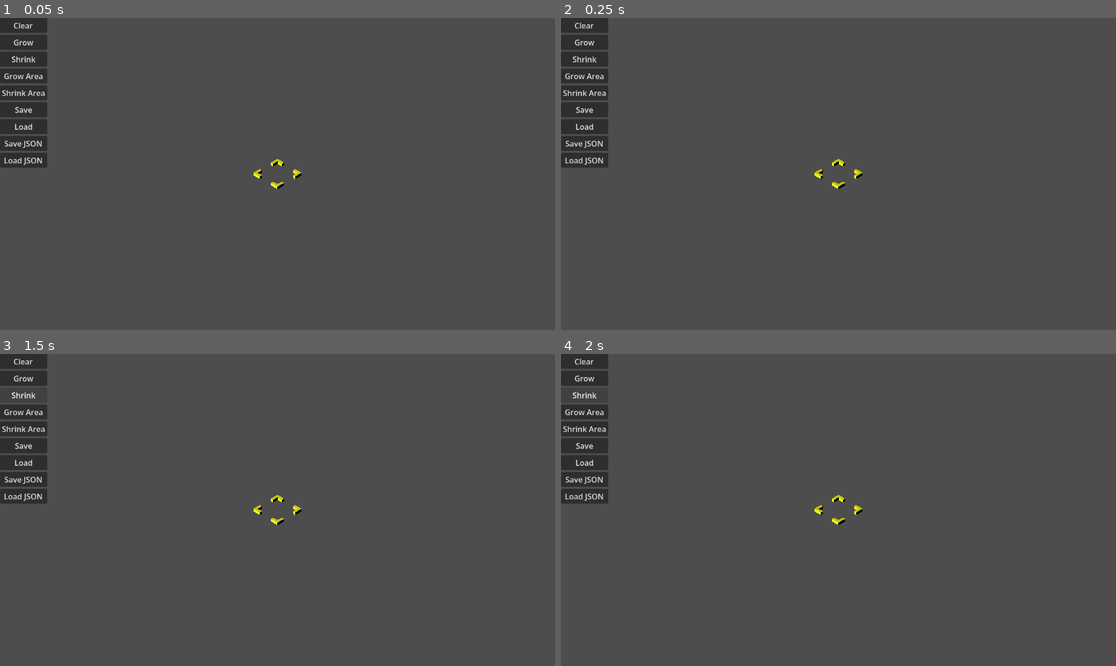
Above: before the commit, frames 1-4 (two rows, left to right).
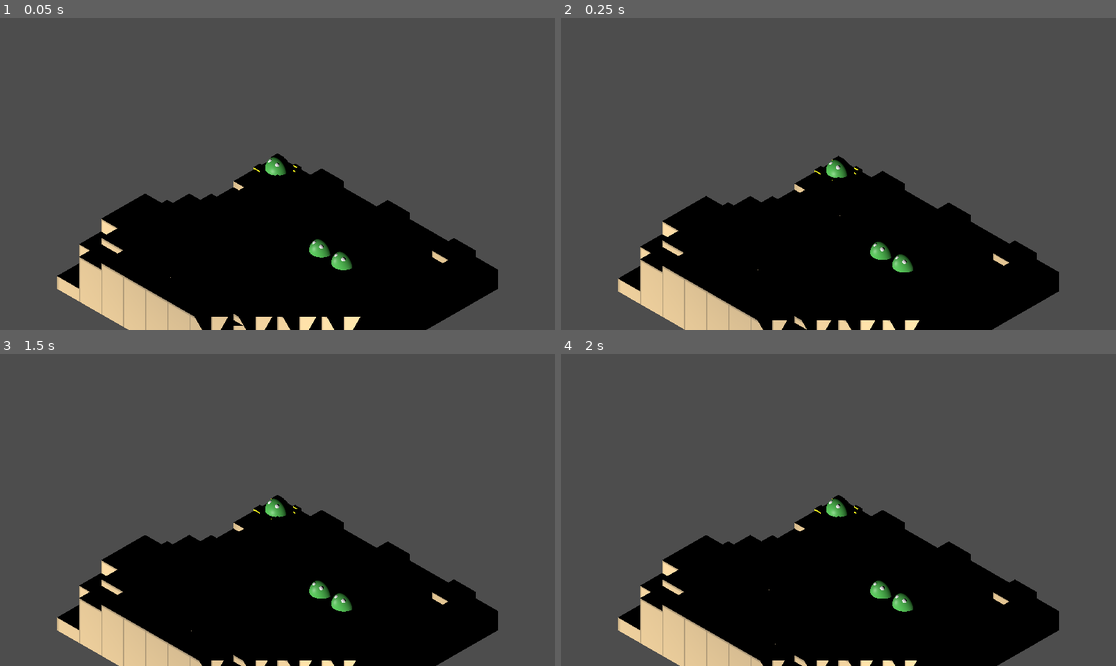
Above: after the commit, the same moments.

Repository: Fabian-Urbina/godot-tactics
Game: Godot game, scene res://Scenes/Battle.tscn
The game is run twice, just before and just after one commit, with the same random seed, the same clock (stepped at 60 frames per second) and the same inputs. Before the commit the project starts from res://Scenes/BoardCreator.tscn.
Inputs (mouse positions are in pixels of both pictures, inside the frame that each line leads up to):
- Up to frame 1 (0.05 s): no input
- Up to frame 2 (0.25 s): no input
- Up to frame 3 (1.5 s): click (22, 378) at 0.5 s, where only the run before the commit has a clickable "Grow"; click (22, 394) at 1.25 s, where only the run before the commit has a clickable "Shrink"
- Up to frame 4 (2 s): no input

The runs differ from the first frame. In frame 1, 33% of the frame differs, in the area x 0-90%, y 0-100%; in frame 2, 33%; in frame 3, 32%; in frame 4, 32%.

Commit message:
Movement types and movement states

Diff:
--- a/Prefabs/Enemy.tscn
+++ /dev/null
@@ -1,27 +0,0 @@
-[gd_scene format=3 uid="uid://5wd51xc4fnbe"]
-
-[ext_resource type="Material" uid="uid://bjcgs2nxqc7ng" path="res://Textures/Enemy.tres" id="1_gti1y"]
-[ext_resource type="Material" uid="uid://e4l03cq2s3" path="res://Textures/Eyes.tres" id="2_yfbri"]
-
-[sub_resource type="SphereMesh" id="SphereMesh_hvav3"]
-
-[sub_resource type="SphereMesh" id="SphereMesh_hxa8i"]
-
-[node name="Monster" type="Node3D" unique_id=2092884542]
-
-[node name="Jumper" type="Node3D" parent="." unique_id=2075482000]
-
-[node name="Body" type="MeshInstance3D" parent="Jumper" unique_id=354752153]
-transform = Transform3D(0.8, 0, 0, 0, 0.8, 0, 0, 0, 0.8, 0, 0, 0)
-material_override = ExtResource("1_gti1y")
-mesh = SubResource("SphereMesh_hvav3")
-
-[node name="Eye" type="MeshInstance3D" parent="Jumper/Body" unique_id=322630778]
-transform = Transform3D(0.25, 0, 0, 0, 0.25, 0, 0, 0, 0.25, 0.17, 0.32, 0.18)
-material_override = ExtResource("2_yfbri")
-mesh = SubResource("SphereMesh_hxa8i")
-
-[node name="Eye2" type="MeshInstance3D" parent="Jumper/Body" unique_id=1936712181]
-transform = Transform3D(0.25, 0, 0, 0, 0.25, 0, 0, 0, 0.25, -0.17, 0.32, 0.18)
-material_override = ExtResource("2_yfbri")
-mesh = SubResource("SphereMesh_hxa8i")
--- /dev/null
+++ b/Prefabs/Hero.tscn
@@ -0,0 +1,31 @@
+[gd_scene format=3 uid="uid://bmlpvkagkm182"]
+
+[ext_resource type="Script" uid="uid://d3xcxd0ehxfk1" path="res://Scripts/View Model Component/Unit.gd" id="1_5e4c0"]
+[ext_resource type="Material" uid="uid://bh12v5jgqaf25" path="res://Textures/Ally.tres" id="2_hvav3"]
+[ext_resource type="Material" uid="uid://e4l03cq2s3" path="res://Textures/Eyes.tres" id="3_hxa8i"]
+
+[sub_resource type="SphereMesh" id="SphereMesh_hvav3"]
+
+[sub_resource type="SphereMesh" id="SphereMesh_hxa8i"]
+
+[node name="Hero" type="Node3D" unique_id=2092884542]
+script = ExtResource("1_5e4c0")
+
+[node name="Movement" type="Node" parent="." unique_id=214899523]
+
+[node name="Jumper" type="Node3D" parent="." unique_id=2075482000]
+
+[node name="Body" type="MeshInstance3D" parent="Jumper" unique_id=354752153]
+transform = Transform3D(0.8, 0, 0, 0, 0.8, 0, 0, 0, 0.8, 0, 0, 0)
+material_override = ExtResource("2_hvav3")
+mesh = SubResource("SphereMesh_hvav3")
+
+[node name="Eye" type="MeshInstance3D" parent="Jumper/Body" unique_id=322630778]
+transform = Transform3D(0.25, 0, 0, 0, 0.25, 0, 0, 0, 0.25, 0.17, 0.32, 0.18)
+material_override = ExtResource("3_hxa8i")
+mesh = SubResource("SphereMesh_hxa8i")
+
+[node name="Eye2" type="MeshInstance3D" parent="Jumper/Body" unique_id=1936712181]
+transform = Transform3D(0.25, 0, 0, 0, 0.25, 0, 0, 0, 0.25, -0.17, 0.32, 0.18)
+material_override = ExtResource("3_hxa8i")
+mesh = SubResource("SphereMesh_hxa8i")
--- a/Prefabs/Monster.tscn
+++ /dev/null
@@ -1,27 +0,0 @@
-[gd_scene format=3 uid="uid://bmlpvkagkm182"]
-
-[ext_resource type="Material" uid="uid://bh12v5jgqaf25" path="res://Textures/Ally.tres" id="1_a87hg"]
-[ext_resource type="Material" uid="uid://e4l03cq2s3" path="res://Textures/Eyes.tres" id="2_5e4c0"]
-
-[sub_resource type="SphereMesh" id="SphereMesh_hvav3"]
-
-[sub_resource type="SphereMesh" id="SphereMesh_hxa8i"]
-
-[node name="Hero" type="Node3D" unique_id=2092884542]
-
-[node name="Jumper" type="Node3D" parent="." unique_id=2075482000]
-
-[node name="Body" type="MeshInstance3D" parent="Jumper" unique_id=354752153]
-transform = Transform3D(0.8, 0, 0, 0, 0.8, 0, 0, 0, 0.8, 0, 0, 0)
-material_override = ExtResource("1_a87hg")
-mesh = SubResource("SphereMesh_hvav3")
-
-[node name="Eye" type="MeshInstance3D" parent="Jumper/Body" unique_id=322630778]
-transform = Transform3D(0.25, 0, 0, 0, 0.25, 0, 0, 0, 0.25, 0.17, 0.32, 0.18)
-material_override = ExtResource("2_5e4c0")
-mesh = SubResource("SphereMesh_hxa8i")
-
-[node name="Eye2" type="MeshInstance3D" parent="Jumper/Body" unique_id=1936712181]
-transform = Transform3D(0.25, 0, 0, 0, 0.25, 0, 0, 0, 0.25, -0.17, 0.32, 0.18)
-material_override = ExtResource("2_5e4c0")
-mesh = SubResource("SphereMesh_hxa8i")
--- /dev/null
+++ b/Prefabs/Monsters.tscn
@@ -0,0 +1,31 @@
+[gd_scene format=3 uid="uid://5wd51xc4fnbe"]
+
+[ext_resource type="Script" uid="uid://d3xcxd0ehxfk1" path="res://Scripts/View Model Component/Unit.gd" id="1_s67qi"]
+[ext_resource type="Material" uid="uid://bjcgs2nxqc7ng" path="res://Textures/Enemy.tres" id="2_q7wpo"]
+[ext_resource type="Material" uid="uid://e4l03cq2s3" path="res://Textures/Eyes.tres" id="3_4bur4"]
+
+[sub_resource type="SphereMesh" id="SphereMesh_hvav3"]
+
+[sub_resource type="SphereMesh" id="SphereMesh_hxa8i"]
+
+[node name="Monster" type="Node3D" unique_id=2092884542]
+script = ExtResource("1_s67qi")
+
+[node name="Jumper" type="Node3D" parent="." unique_id=2075482000]
+
+[node name="Body" type="MeshInstance3D" parent="Jumper" unique_id=354752153]
+transform = Transform3D(0.8, 0, 0, 0, 0.8, 0, 0, 0, 0.8, 0, 0, 0)
+material_override = ExtResource("2_q7wpo")
+mesh = SubResource("SphereMesh_hvav3")
+
+[node name="Eye" type="MeshInstance3D" parent="Jumper/Body" unique_id=322630778]
+transform = Transform3D(0.25, 0, 0, 0, 0.25, 0, 0, 0, 0.25, 0.17, 0.32, 0.18)
+material_override = ExtResource("3_4bur4")
+mesh = SubResource("SphereMesh_hxa8i")
+
+[node name="Eye2" type="MeshInstance3D" parent="Jumper/Body" unique_id=1936712181]
+transform = Transform3D(0.25, 0, 0, 0, 0.25, 0, 0, 0, 0.25, -0.17, 0.32, 0.18)
+material_override = ExtResource("3_4bur4")
+mesh = SubResource("SphereMesh_hxa8i")
+
+[node name="Movement" type="Node" parent="." unique_id=1438423286]
--- a/Prefabs/Tile.tscn
+++ b/Prefabs/Tile.tscn
@@ -4,6 +4,7 @@
 [ext_resource type="Script" uid="uid://dhqanqbn3h60g" path="res://Scripts/View Model Component/Tile.gd" id="1_luwg4"]
 
 [sub_resource type="StandardMaterial3D" id="StandardMaterial3D_luwg4"]
+resource_local_to_scene = true
 albedo_texture = ExtResource("1_1pf63")
 
 [sub_resource type="BoxMesh" id="BoxMesh_unfmm"]
--- a/Scenes/Battle.tscn
+++ b/Scenes/Battle.tscn
@@ -2,11 +2,14 @@
 
 [ext_resource type="Script" uid="uid://du6mtdpeelqoa" path="res://Scripts/Controller/BattleController.gd" id="1_wvl2i"]
 [ext_resource type="Script" uid="uid://dxjy21hiq2lyi" path="res://Scripts/Controller/InputController.gd" id="2_2h7oj"]
+[ext_resource type="PackedScene" uid="uid://bmlpvkagkm182" path="res://Prefabs/Hero.tscn" id="2_qxnh6"]
 [ext_resource type="Script" uid="uid://m7vopax3diqx" path="res://Scripts/Controller/CameraController.gd" id="3_1samx"]
 [ext_resource type="Script" uid="uid://ds1h4fiu4w4y4" path="res://Scripts/Controller/BattleStates/InitBattleState.gd" id="3_8teo4"]
 [ext_resource type="Script" uid="uid://dihgh1giqqa5t" path="res://Scripts/View Model Component/Board.gd" id="3_p46lj"]
 [ext_resource type="Script" uid="uid://5im5er7rsjgy" path="res://Scripts/Controller/BattleStates/MoveTargetState.gd" id="4_c5ef4"]
 [ext_resource type="Script" uid="uid://di4k2bdb026fq" path="res://Scripts/Common/State Machine/StateMachine.gd" id="4_p46lj"]
+[ext_resource type="Script" uid="uid://gwhqcjybnbx6" path="res://Scripts/Controller/BattleStates/SelectUnitState.gd" id="5_u22qb"]
+[ext_resource type="Script" uid="uid://ufcsw38noncn" path="res://Scripts/Controller/BattleStates/MoveSequenceState.gd" id="6_6yjxy"]
 
 [node name="Battle" type="Node3D" unique_id=278757723]
 
@@ -17,16 +20,26 @@
 cameraController = NodePath("Camera Controller")
 stateMachine = NodePath("State Machine")
 startState = NodePath("State Machine/Init Battle State")
+heroPrefab = ExtResource("2_qxnh6")
 
 [node name="State Machine" type="Node" parent="Battle Controller" unique_id=17193317]
 script = ExtResource("4_p46lj")
 
-[node name="Init Battle State" type="Node" parent="Battle Controller/State Machine" unique_id=1845868969 node_paths=PackedStringArray("moveTargetState")]
+[node name="Init Battle State" type="Node" parent="Battle Controller/State Machine" unique_id=1845868969 node_paths=PackedStringArray("selectUnitState")]
 script = ExtResource("3_8teo4")
+selectUnitState = NodePath("../Select Unit State")
+
+[node name="Move Target State" type="Node" parent="Battle Controller/State Machine" unique_id=779951862 node_paths=PackedStringArray("MoveSequenceState")]
+script = ExtResource("4_c5ef4")
+MoveSequenceState = NodePath("../Move Sequence State")
+
+[node name="Select Unit State" type="Node" parent="Battle Controller/State Machine" unique_id=781767617 node_paths=PackedStringArray("moveTargetState")]
+script = ExtResource("5_u22qb")
 moveTargetState = NodePath("../Move Target State")
 
-[node name="Move Target State" type="Node" parent="Battle Controller/State Machine" unique_id=779951862]
-script = ExtResource("4_c5ef4")
+[node name="Move Sequence State" type="Node" parent="Battle Controller/State Machine" unique_id=1115408851 node_paths=PackedStringArray("SelectUnitState")]
+script = ExtResource("6_6yjxy")
+SelectUnitState = NodePath("../Select Unit State")
 
 [node name="Input Controller" type="Node" parent="Battle Controller" unique_id=405291132]
 script = ExtResource("2_2h7oj")
--- a/Scripts/Common/State Machine/StateMachine.gd
+++ b/Scripts/Common/State Machine/StateMachine.gd
@@ -13,3 +13,4 @@
 
 	if _currentState:
 		_currentState.Enter()
+	print("current state: ", _currentState)
--- a/Scripts/Controller/BattleController.gd
+++ b/Scripts/Controller/BattleController.gd
@@ -7,5 +7,10 @@
 @export var stateMachine: StateMachine
 @export var startState: State
 
+@export var heroPrefab: PackedScene
+var currentUnit: Unit
+var currentTile: Tile:
+	get: return board.GetTile(board.pos)
+
 func _ready() -> void:
 	stateMachine.ChangeState(startState)
--- a/Scripts/Controller/BattleStates/InitBattleState.gd
+++ b/Scripts/Controller/BattleStates/InitBattleState.gd
@@ -1,5 +1,5 @@
 extends BattleState
-@export var moveTargetState: State
+@export var selectUnitState: State
 
 func Enter():
 	super()
@@ -12,5 +12,24 @@
 	var p: Vector2i = _owner.board.tiles.keys()[0]
 	SelectTile(p)
 
+	SpawnTestUnits()
+
 	_owner.cameraController.setFollow(_owner.board.marker)
-	_owner.stateMachine.ChangeState(moveTargetState)
+	_owner.stateMachine.ChangeState(selectUnitState)
+
+func SpawnTestUnits():
+	var components= [WalkMovement, FlyMovement, TeleportMovement]
+	for i in components.size():
+		var unit:Unit = _owner.heroPrefab.instantiate()
+		_owner.add_child(unit)
+
+		var p:Vector2i = Vector2i(_owner.board.tiles.keys()[i].x,_owner.board.tiles.keys()[i].y)
+
+		unit.Place(_owner.board.GetTile(p))
+		unit.Match()
+
+		var m = unit.get_node("Movement")
+		m.set_script(components[i])
+		m.range = 5
+		m.jumpHeight = 1
+		m.set_process(true)
--- /dev/null
+++ b/Scripts/Controller/BattleStates/MoveSequenceState.gd
@@ -0,0 +1,17 @@
+extends BattleState
+
+@export var SelectUnitState:State
+
+func Enter():
+	super()
+	Sequence()
+
+func Sequence():
+	var m:Movement = _owner.currentUnit.get_node("Movement")
+	_owner.cameraController.setFollow(_owner.currentUnit)
+	print("before await traverse")
+	await m.Traverse(_owner.currentTile)
+	print("after await traverse")
+
+	_owner.cameraController.setFollow(_owner.board.marker)
+	_owner.stateMachine.ChangeState(SelectUnitState)
--- a/Scripts/Controller/BattleStates/MoveTargetState.gd
+++ b/Scripts/Controller/BattleStates/MoveTargetState.gd
@@ -1,11 +1,27 @@
 extends BattleState
+
+var tiles = []
+@export var MoveSequenceState: State
+
+func Enter():
+	super()
+	var mover: Movement = _owner.currentUnit.get_node("Movement")
+	tiles = mover.GetTilesInRange(_owner.board)
+	_owner.board.SelectTiles(tiles)
+
+func Exit():
+	super()
+	_owner.board.DeSelectTiles(tiles)
+	tiles = null
 
 func OnMove(e: Vector2i):
 	var rotatedPoint = _owner.cameraController.AdjustedMovement(e)
 	SelectTile(_owner.board.pos + rotatedPoint)
 
 func OnFire(e: int):
-	print("Fire: " + str(e))
+	if tiles.has(_owner.currentTile):
+		_owner.stateMachine.ChangeState(MoveSequenceState)
+		print("Fire: ", str(e))
 
 func Zoom(scroll: int):
 	_owner.cameraController.Zoom(scroll)
--- /dev/null
+++ b/Scripts/Controller/BattleStates/SelectUnitState.gd
@@ -0,0 +1,21 @@
+extends BattleState
+
+@export var moveTargetState: State
+
+func OnMove(e:Vector2i):
+	var rotatedPoint = _owner.cameraController.AdjustedMovement(e)
+	SelectTile(rotatedPoint + _owner.board.pos)
+
+func OnFire(e:int):
+	print("Fire: " + str(e))
+	if _owner.currentTile != null:
+		var content:Node = _owner.currentTile.content
+		if content != null:
+			_owner.currentUnit = content
+			_owner.stateMachine.ChangeState(moveTargetState)
+
+func Zoom(scroll: int):
+	_owner.cameraController.Zoom(scroll)
+
+func Orbit(direction: Vector2):
+	_owner.cameraController.Orbit(direction)
--- /dev/null
+++ b/Scripts/EnumExtensions/Directions.gd
@@ -0,0 +1,22 @@
+extends Node
+class_name Directions
+
+enum Dirs{
+	SOUTH,
+	EAST,
+	NORTH,
+	WEST
+}
+
+static func GetDirection(t1: Tile, t2: Tile):
+	var dir:Directions.Dirs
+	var toTile:Vector2i = t1.pos - t2.pos
+	if abs(toTile.x) > abs(toTile.y):
+		dir = Directions.Dirs.EAST if toTile.x < 0 else Directions.Dirs.WEST
+	else:
+		dir = Directions.Dirs.SOUTH if toTile.y < 0 else Directions.Dirs.NORTH
+
+	return dir
+
+static func ToEuler(d: Dirs):
+	return Vector3(0, d * 90, 0)
--- a/Scripts/View Model Component/Board.gd
+++ b/Scripts/View Model Component/Board.gd
@@ -5,7 +5,6 @@
 var savePath = "res://Data/Levels/"
 @export var fileName = "defaultMap.txt"
 @export var fileNameJSON = "saveGame.json"
-
 @export var height: int = 8
 @export var pos: Vector2i:
 	get:
@@ -17,9 +16,10 @@
 
 var tileViewPrefab = preload("res://Prefabs/Tile.tscn")
 var tileSelectionIndicatorPrefab = preload("res://Prefabs/Tile Selection Indicator.tscn")
-
 var tiles = {}
 var marker
+var selectedTileColor:Color = Color(0, 1, 1, 1)
+var defaultTileColor:Color = Color(1, 1, 1, 1)
 
 func _init():
 	marker = tileSelectionIndicatorPrefab.instantiate()
@@ -51,6 +51,7 @@
 	if t.height <= 0:
 		tiles.erase(p)
 		t.free()
+
 func _GetOrCreate(p: Vector2i):
 	if tiles.has(p):
 		return tiles[p]
@@ -58,6 +59,7 @@
 	t.Load(p, 0)
 	tiles[p] = t
 	return t
+
 func _Create():
 	var instance = tileViewPrefab.instantiate()
 	add_child(instance)
@@ -144,3 +146,64 @@
 
 	save_game.close()
 	_UpdateMarker()
+
+func ClearSearch():
+	for key in tiles:
+		tiles[key].prev = null
+		tiles[key].distance = 2147483647 #max signed 32bit number
+
+func GetTile(p: Vector2i):
+	return tiles[p] if tiles.has(p) else null
+
+#This function might reduce effective range if applied to flying movement type
+func Search(start: Tile, addTile: Callable):
+	var retValue = []
+	retValue.append(start)
+	ClearSearch()
+	var checkNext = []
+	start.distance = 0
+	checkNext.push_back(start)
+
+	var _dirs = [Vector2i(0,1), Vector2i(0,-1), Vector2i(1,0), Vector2i(-1,0)]
+
+	while checkNext.size() > 0:
+		var t: Tile = checkNext.pop_front()
+		#_dirs.shuffle() #Optional. May impact performance
+		for i in _dirs.size():
+			var next = GetTile(t.pos + _dirs[i])
+			if next == null || next.distance <= t.distance + 1:
+				continue
+			if addTile.call(t, next):
+				next.distance = t.distance + 1
+				next.prev = t
+				checkNext.push_back(next)
+				retValue.append(next)
+	return retValue
+
+func SelectTiles(tileList:Array):
+	for i in tileList.size():
+		tileList[i].get_node("MeshInstance3D").material_override.albedo_color = selectedTileColor
+
+func DeSelectTiles(tileList:Array):
+	for i in tileList.size():
+		tileList[i].get_node("MeshInstance3D").material_override.albedo_color = defaultTileColor
+
+func RangeSearch(start: Tile, addTile: Callable, range: int):
+	var retValue = []
+	ClearSearch()
+	start.distance = 0
+
+	for y in range(-range, range+1):
+		for x in range(-range + abs(y), range - abs(y) +1):
+			var next:Tile = GetTile(start.pos + Vector2i(x,y))
+			if next == null:
+				continue
+
+			if next == start:
+				retValue.append(start)
+			elif addTile.call(start, next):
+				next.distance = (abs(x) + abs(y))
+				next.prev = start
+				retValue.append(next)
+
+	return retValue
--- /dev/null
+++ b/Scripts/View Model Component/Movement/FlyMovement.gd
@@ -0,0 +1,54 @@
+extends Movement
+class_name FlyMovement
+
+func GetTilesInRange(board: Board):
+	var retValue = board.RangeSearch(unit.tile, ExpandSearch, range )
+	Filter(retValue)
+	return retValue
+
+# RangeSearch already check valid range, so we could return true
+func ExpandSearch(from:Tile, to:Tile):
+	return abs(from.pos.x - to.pos.x) + abs(from.pos.y - to.pos.y) <= range
+
+func Traverse(tile: Tile):
+	#Store the distance  and direction between the start tile and target tile
+	var dist:float = sqrt(pow(tile.pos.x - unit.tile.pos.x, 2) + pow(tile.pos.y - unit.tile.pos.y, 2))
+	var dir:Directions.Dirs = Directions.GetDirection(unit.tile, tile)
+	unit.Place(tile)
+
+	#Fly high enough not to clip through any ground tiles
+	var y:float = Tile.stepHeight * 10
+	var duration:float = y * 0.25
+
+	var tween = create_tween()
+
+	tween.tween_property(
+		jumper,
+		"position",
+		Vector3(0, y, 0),
+		duration
+	).set_trans(Tween.TRANS_QUAD).set_ease(Tween.EASE_IN_OUT)
+
+	await tween.finished
+
+	#Turn to face the general direction
+	await Turn(dir)
+
+	#Move to the correct position
+	tween = create_tween()
+	tween.tween_property(
+		unit,
+		"position",
+		tile.Center(),
+		dist * .5
+	).set_trans(Tween.TRANS_QUAD).set_ease(Tween.EASE_IN_OUT)
+
+	#Land
+	tween.tween_property(
+		jumper,
+		"position",
+		Vector3(0, 0, 0),
+		duration
+	).set_trans(Tween.TRANS_QUAD).set_ease(Tween.EASE_IN_OUT)
+
+	await tween.finished
--- /dev/null
+++ b/Scripts/View Model Component/Movement/Movement.gd
@@ -0,0 +1,43 @@
+extends Node
+class_name Movement
+
+var range: int
+var jumpHeight: int
+var unit: Unit
+var jumper: Node3D
+
+func _init():
+	unit = get_node("../")
+	jumper = get_node("../Jumper")
+
+func GetTilesInRange(board: Board):
+	var retValue = board.Search(unit.tile, ExpandSearch)
+	Filter(retValue)
+	return retValue
+
+func ExpandSearch(from: Tile, to: Tile):
+	return from.distance + 1 <= range
+
+func Filter(tiles: Array):
+	for i in range(tiles.size() - 1, -1, -1):
+		if tiles[i].content != null:
+			tiles.remove_at(i)
+
+func Traverse(tile: Tile):
+	pass
+
+func Turn(dir:Directions.Dirs):
+	if unit.dir == Directions.Dirs.SOUTH && dir == Directions.Dirs.WEST:
+		unit.rotation_degrees.y = 360
+	elif unit.dir == Directions.Dirs.WEST && dir == Directions.Dirs.SOUTH:
+		unit.rotation_degrees.y = -90
+
+	var tween = create_tween()
+	unit.dir = dir
+	tween.tween_property(
+		unit,
+		"rotation_degrees",
+		Directions.ToEuler(dir),
+		.25,
+	).set_trans(Tween.TRANS_QUAD).set_ease(Tween.EASE_IN_OUT)
+	await tween.finished
--- /dev/null
+++ b/Scripts/View Model Component/Movement/TeleportMovement.gd
@@ -0,0 +1,49 @@
+extends Movement
+class_name TeleportMovement
+
+func GetTilesInRange(board: Board):
+	var retValue = board.RangeSearch(unit.tile, ExpandSearch, range )
+	Filter(retValue)
+	return retValue
+
+func ExpandSearch(from:Tile, to:Tile):
+	return abs(from.pos.x - to.pos.x) + abs(from.pos.y - to.pos.y) <= range
+
+func Traverse(tile: Tile):
+	unit.Place(tile)
+
+	var spinTween = create_tween()
+	spinTween.tween_property(
+		jumper,
+		"rotation",
+		Vector3(0,360, 0),
+		.5
+	).set_trans(Tween.TRANS_LINEAR)
+
+	var scaleTween = create_tween()
+	scaleTween.tween_property(
+		jumper,
+		"scale",
+		Vector3(0,0,0),
+		0.5
+	)
+	await scaleTween.finished
+
+	unit.position = tile.Center()
+
+	spinTween = create_tween()
+	spinTween.tween_property(
+		jumper,
+		"rotation",
+		Vector3(0,0, 0),
+		.5
+	).set_trans(Tween.TRANS_LINEAR)
+
+	scaleTween = create_tween()
+	scaleTween.tween_property(
+		jumper,
+		"scale",
+		Vector3(1,1,1),
+		0.5
+	)
+	await scaleTween.finished
--- /dev/null
+++ b/Scripts/View Model Component/Movement/WalkMovement.gd
@@ -0,0 +1,82 @@
+extends Movement
+class_name WalkMovement
+
+func ExpandSearch(from:Tile, to:Tile):
+	#skip if the distance in height between the two tiles is more than the unit can jump
+	if abs(from.height - to.height) > jumpHeight:
+		return false
+
+	#skip if the tile in occupied by an enemy
+	if to.content != null:
+		return false
+
+	return super(from, to)
+
+func Walk(target:Tile):
+	var tween = create_tween()
+
+	tween.tween_property(
+		unit,
+		"position",
+		target.Center(),
+		.5,
+	).set_trans(Tween.TRANS_LINEAR)
+	await tween.finished
+
+func Jump(to:Tile):
+	var unitTween = create_tween()
+
+	unitTween.tween_property(
+		unit,
+		"position",
+		to.Center(),
+		.5,
+	).set_trans(Tween.TRANS_LINEAR)
+
+	var jumperTween = create_tween()
+
+	jumperTween.tween_property(
+		jumper,
+		"position",
+		Vector3(0,Tile.stepHeight * 2,0),
+		.25
+	).set_trans(Tween.TRANS_QUAD).set_ease(Tween.EASE_OUT)
+
+	jumperTween.tween_property(
+		jumper,
+		"position",
+		Vector3(0,0,0),
+		.25
+	).set_trans(Tween.TRANS_QUAD).set_ease(Tween.EASE_IN)
+
+	await unitTween.finished
+
+func Traverse(tile: Tile):
+	unit.Place(tile)
+
+	#Build a list of way points from unit's
+	#starting tile to the destination Tile
+	var targets = []
+	while tile != null:
+		targets.push_front(tile)
+		tile = tile.prev
+
+	#move to each waypoint in succession
+	for i in range(1, targets.size()):
+		var from:Tile = targets[i-1]
+		var to:Tile = targets[i]
+
+		var dir: Directions.Dirs = Directions.GetDirection(from, to)
+
+		if unit.dir != dir:
+			#This is where you would start playing turn animation if there is one
+			await Turn(dir)
+
+		if from.height == to.height:
+			#This is where you would start playing walk animation if there is one
+			await Walk(to)
+		else:
+			#This is where you would start playing jump animation if there is one
+			await Jump(to)
+
+	#When for loop is finished, return to idle animation if there is one
--- a/Scripts/View Model Component/Tile.gd
+++ b/Scripts/View Model Component/Tile.gd
@@ -6,6 +6,11 @@
 
 var pos: Vector2i
 var height: int
+
+var content: Node
+
+var prev: Tile
+var distance: int
 
 func Center() ->Vector3:
 	return Vector3(pos.x, height * stepHeight, pos.y)
--- /dev/null
+++ b/Scripts/View Model Component/Unit.gd
@@ -0,0 +1,18 @@
+extends Node3D
+class_name Unit
+
+var tile: Tile
+var dir: Directions.Dirs = Directions.Dirs.SOUTH
+
+func Place(target: Tile):
+	if tile != null && tile.content == self:
+		tile.content = null
+
+	tile = target
+
+	if target != null:
+		target.content = self
+
+func Match():
+	self.position = tile.Center()
+	self.rotation_degrees = Directions.ToEuler(dir)
--- a/Scripts/test.gd
+++ /dev/null
@@ -1,33 +0,0 @@
-extends Node
-
-var _owner: BattleController
-
-func _ready():
-	_owner = get_node("../")
-
-	var saveFile = _owner.board.savePath + _owner.board.fileName
-	_owner.board.LoadMap(saveFile)
-	_owner.cameraController.setFollow(_owner.board.marker)
-	AddListeners()
-
-func _exit_tree():
-	RemoveListeners()
-
-func AddListeners():
-	_owner.inputController.moveEvent.connect(OnMove)
-	_owner.inputController.fireEvent.connect(OnFire)
-	_owner.inputController.quitEvent.connect(OnQuit)
-
-func RemoveListeners():
-	_owner.inputController.moveEvent.disconnect(OnMove)
-	_owner.inputController.fireEvent.disconnect(OnFire)
-	_owner.inputController.quitEvent.disconnect(OnQuit)
-
-func OnMove(e: Vector2i):
-	var rotatedPoint = _owner.cameraController.AdjustedMovement(e)
-	_owner.board.pos += rotatedPoint
-func OnFire(e: int):
-	print("Fire: " + str(e))
-
-func OnQuit():
-	get_tree().quit()
--- a/project.godot
+++ b/project.godot
@@ -11,9 +11,13 @@
 [application]
 
 config/name="Godot Tactics"
-run/main_scene="uid://t54avkl018um"
+run/main_scene="uid://b76dd5sh73v2v"
 config/features=PackedStringArray("4.6", "Forward Plus")
 config/icon="res://icon.svg"
+
+[editor]
+
+movie_writer/movie_file="C:/Users/fitoz/Documents/godot-tactics/movies/movie.ogv"
 
 [input]
 
Not shown, added: Scripts/Controller/BattleStates/MoveSequenceState.gd.uid
Not shown, added: Scripts/Controller/BattleStates/SelectUnitState.gd.uid
Not shown, added: Scripts/EnumExtensions/Directions.gd.uid
Not shown, added: Scripts/View Model Component/Movement/FlyMovement.gd.uid
Not shown, added: Scripts/View Model Component/Movement/Movement.gd.uid
Not shown, added: Scripts/View Model Component/Movement/TeleportMovement.gd.uid
Not shown, added: Scripts/View Model Component/Movement/WalkMovement.gd.uid
Not shown, added: Scripts/View Model Component/Unit.gd.uid
Not shown, removed: Scripts/test.gd.uid
Not shown, added: movies/movie.ogv.uid
Not shown, added: movies/movie.ogv
